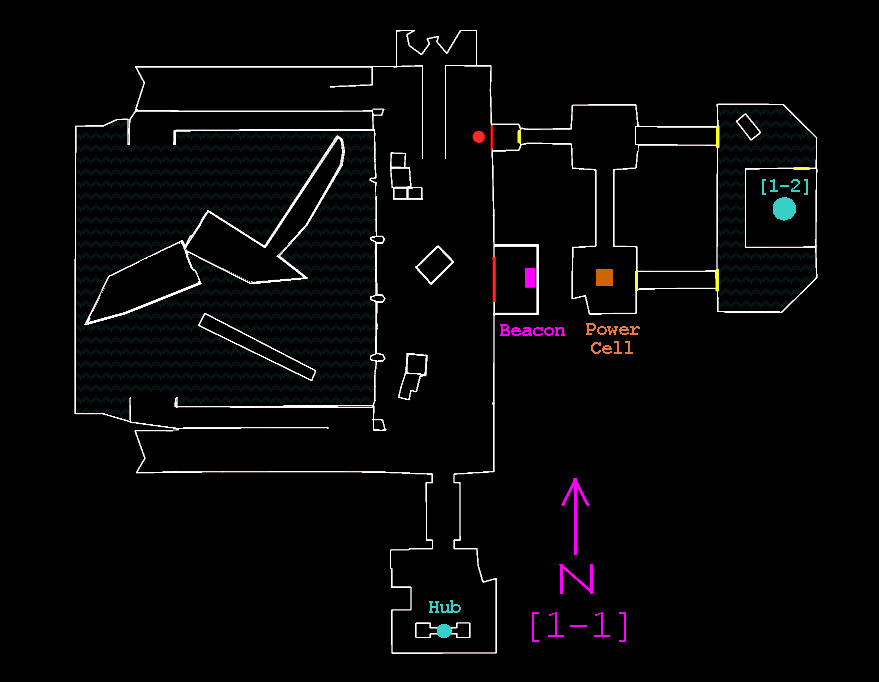
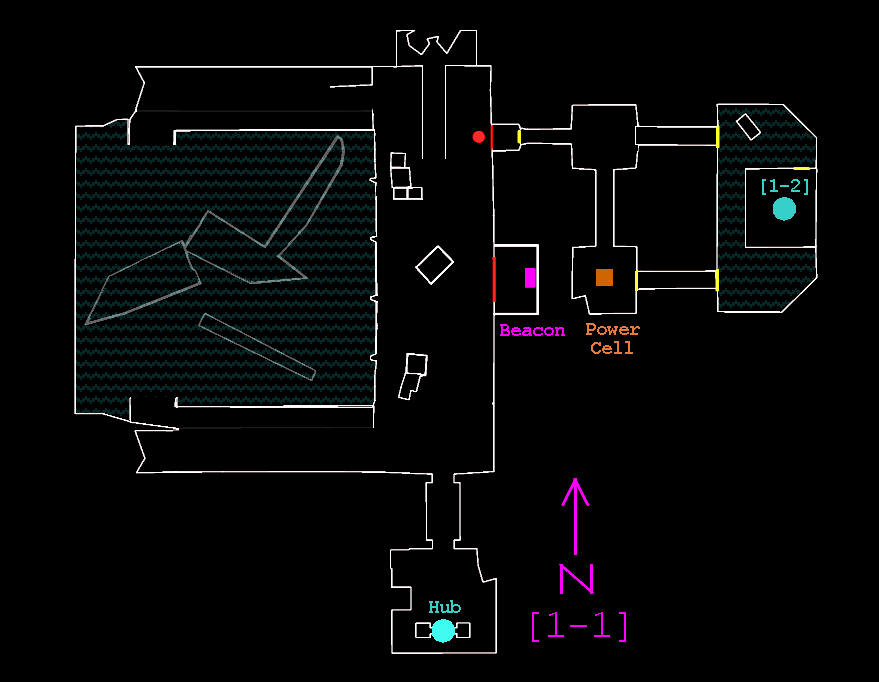
Two versions of the same layered image (879×682). Layer-by-layer changes:
"water": opacity 10% → 20%, moved it above "Pasted Layer", painted on it over (76, 108, 816, 420)
painted on "Pasted Layer" over (84, 108, 455, 643)
